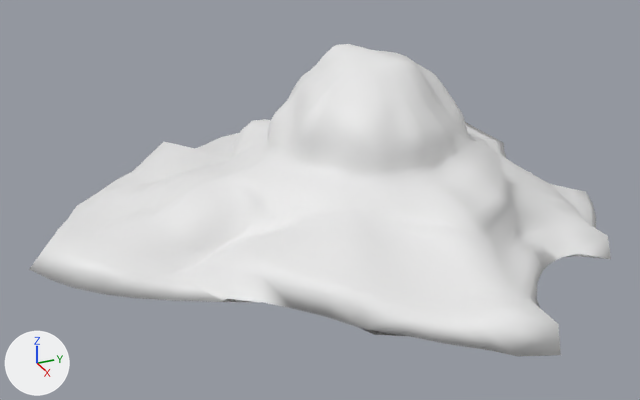
The FBX model Assets/NP-SCIFI Pack/Hero/Spores/Spore 2.fbx as it was, and as the next commit left it.
The view is the same before and after, from a 50 mm camera at (-13.47, -69.11, 1.43) aimed at (-16.09, -67.93, 0.12). The axes (+X, +Y, +Z) are drawn at lower left. The lights are the same throughout. Where no turn or scale is listed for an object, it has been applied to the vertices.

The scene before the commit, as lines of its bpy script (objects in view):
```python
me_sphere_008 = bpy.data.meshes.new('Sphere.008')
me_sphere_008.from_pydata(...)  # 4260 vertices, 4608 faces; spans x -0.98..1.12, y -1.23..0.88, z 0.0..0.61
# before: 515 (0.56, -0.53, 0.07) at pixel (291, 284), 929 (0.41, -0.67, 0.07) at pixel (231, 272), 934 (0.71, -0.38, 0.09) at pixel (355, 292), 2701 (0.48, -0.59, 0.07) at pixel (262, 277), 2723 (0.63, -0.46, 0.08) at pixel (322, 289)
# before: 1479 (0.7, 0.31, 0.0) at pixel (542, 270), 2339 (0.84, 0.18, 0.0) at pixel (536, 298), 2363 (0.65, 0.43, 0.0) at pixel (562, 257), 3845 (0.66, 0.37, 0.0) at pixel (550, 263), 3862 (0.76, 0.25, 0.0) at pixel (537, 282)
# before: 3863 (0.93, 0.13, 0.0)
ob_spore_1_003 = bpy.data.objects.new('Spore 1.003', me_sphere_008)
ob_spore_1_003.location = (-16.218, -67.693, 0.0)
```
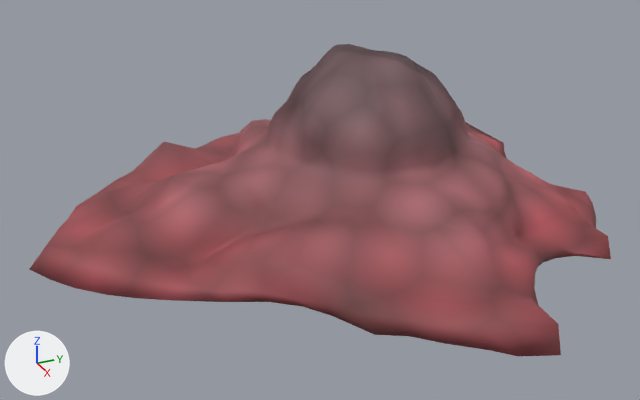
The newer file is also turned or shifted as a whole; pictures and numbers use the older file's frame.

The change in detail:
Picture 'Spore 2 Roughness.png' (img_spore_2_roughness_png) is new.
Picture 'Spore 2 Alpha.png' (img_spore_2_alpha_png) is new.
Picture 'Spore 2 Emission.png' (img_spore_2_emission_png) is new.
Picture 'Spore 2 Diffuse.png' (img_spore_2_diffuse_png) is new.
Material 'Spore 2 Material' (mat_spore_2_material) is new.
Uses the picture img_spore_2_alpha_png.
Uses the picture img_spore_2_diffuse_png.
Uses the picture img_spore_2_emission_png.
Uses the picture img_spore_2_roughness_png.
me_sphere_008 has 4260 vertices, 4608 faces and spans x -0.98..1.12, y -1.23..0.88, z 0.0..0.61.
me_sphere_008 is used by ob_spore_1_003; location (-16.218, -67.693, 0.0).
Part 1, on me_sphere_008:
Vertices 515, 929, 934, 2701, 2723 of me_sphere_008 move by (-0.02, 0.0, -0.02).
Vertex 1309 of me_sphere_008 moves from (0.58, -0.53, 0.0) at pixel (295, 309) to (0.56, -0.53, 0.03) at pixel (292, 298).
Vertex 2702 of me_sphere_008 moves from (0.43, -0.7, 0.0) at pixel (224, 297) to (0.41, -0.7, 0.02) at pixel (221, 288).
Vertex 2725 of me_sphere_008 moves from (0.77, -0.39, 0.0) at pixel (362, 328) to (0.74, -0.39, 0.04) at pixel (359, 314).
Vertex 3605 of me_sphere_008 moves from (0.66, -0.46, 0.0) at pixel (326, 316) to (0.64, -0.46, 0.04) at pixel (323, 303).
Vertex 3619 of me_sphere_008 moves from (0.51, -0.6, 0.0) at pixel (263, 302) to (0.48, -0.6, 0.03) at pixel (260, 291).
Part 2, on me_sphere_008:
Vertices 1479, 2339, 2363, 3845, 3862, 3863 of me_sphere_008 move by (-0.02, 0.0, 0.03).
Part 3, on me_sphere_008:
Vertex 2594 of me_sphere_008 moves from (-0.4, -0.25, 0.24) at pixel (264, 124) to (-0.4, -0.3, 0.24) at pixel (251, 126).
Vertex 3052 of me_sphere_008 moves from (-0.38, -0.23, 0.2) to (-0.38, -0.23, 0.18).
Vertex 3384 of me_sphere_008 moves from (-0.35, -0.29, 0.19) to (-0.35, -0.29, 0.17).
Vertex 3385 of me_sphere_008 moves from (-0.4, -0.19, 0.19) to (-0.4, -0.19, 0.18).
me_sphere_008 part 4: texture (UV) coordinates of 4608 of 4608 faces, centred in x -0.93..1.08, y -1.17..0.85, z 0.0..0.61, changed; they spanned u 0.0..1.0, v 0.0..0.81 and now span u 0.0..1.0, v 0.0..0.91.
me_sphere_008 now uses material mat_spore_2_material.

What differs and where, as boxes (x1, y1, x2, y2) in the pictures (640 x 400 px; the box of a moved part takes in the faces that stretch with it):
'Spore 1.003', recoloured, reshaped, surface changed (white to brown)
    both: (29, 44, 611, 356)
part 1 of me_sphere_008, moved or reshaped
    both: (172, 253, 411, 337)
part 2 of me_sphere_008, moved or reshaped
    before: (529, 234, 579, 308)
    after: (529, 234, 579, 321)
part 3 of me_sphere_008, moved or reshaped
    both: (239, 120, 270, 143)
part 4 of me_sphere_008, surface changed (white to brown)
    both: (29, 44, 611, 356)
